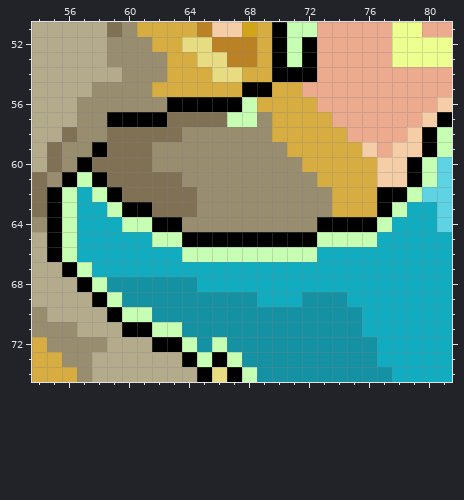
Two states of a pixel-art file, packages/client/src/assets/icons{m}/card-cure-wounds.aseprite. Above is the file before it was changed.
106x85 pixels, 1 frame. Shown: x 54..81, y 51..74.
After:
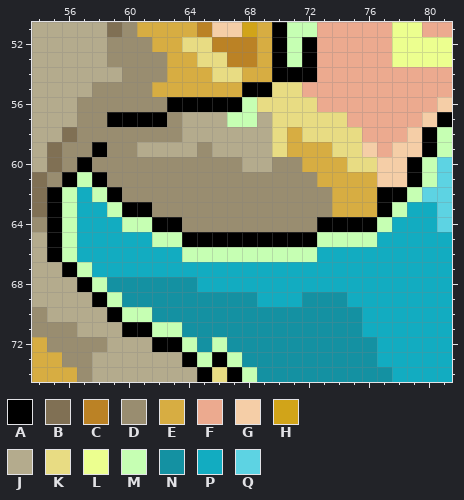
Palette (. is transparent): A #000000  B #807054  C #bb8225  D #998d70  E #d7ad42  F #ecaa8f  G #f5cea7  H #d1a419  J #b4ab8d  K #e8dc83  L #ecff8f  M #c6ffb3  N #1491a2  P #12acc1  Q #5dd3e3
The edit:
Layers "Layer 2", "character":
The edit turns colour B into colour D in row 57 at x 63; in row 58 at x 59 to 63; in row 59 at x 59 to 60; in row 60 at x 58 to 61; in row 61 at x 59 to 63; in row 62 at x 60 to 64.
The edit turns colour B into colour D in row 63 at x 62 to 64.
The edit turns colour B into colour J in row 57 at x 64 to 66; in row 59 at x 61.
The edit turns colour D into colour J in row 57 at x 69; in row 58 at x 64 to 69; in row 59 at x 62 to 64 and 66 to 69; in row 60 at x 68 to 69.
The edit turns colour D into colour K in row 59 at x 70.
The edit turns colour E into colour K in row 55 at x 70 to 71; in row 56 at x 69 to 72; in row 57 at x 70 to 73; in row 58 at x 70 and 72 to 74; in row 59 at x 74 to 75; in row 60 at x 75 to 76.
The edit turns colour F into colour K in row 57 at x 74; in row 58 at x 75.
